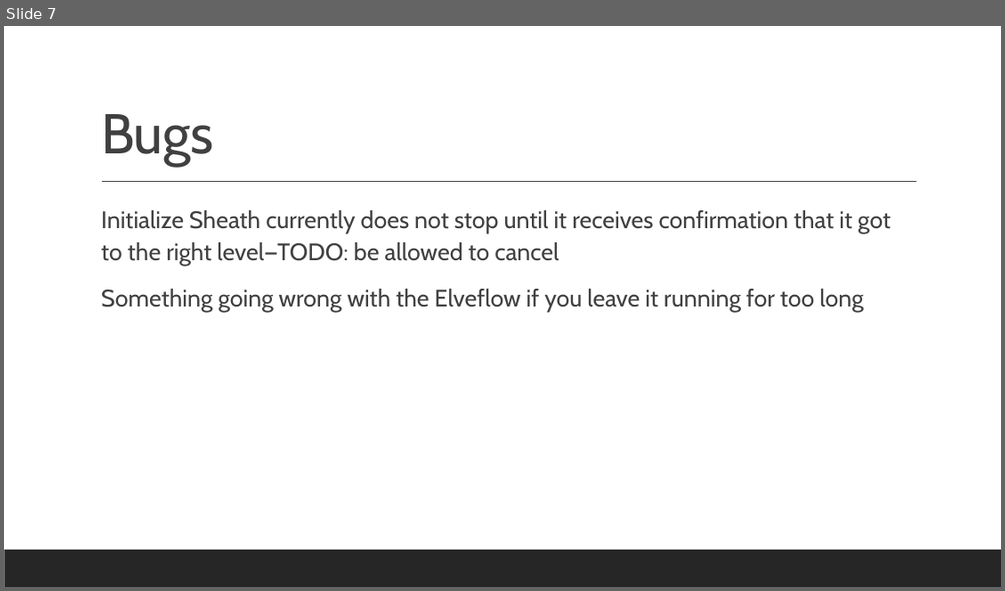
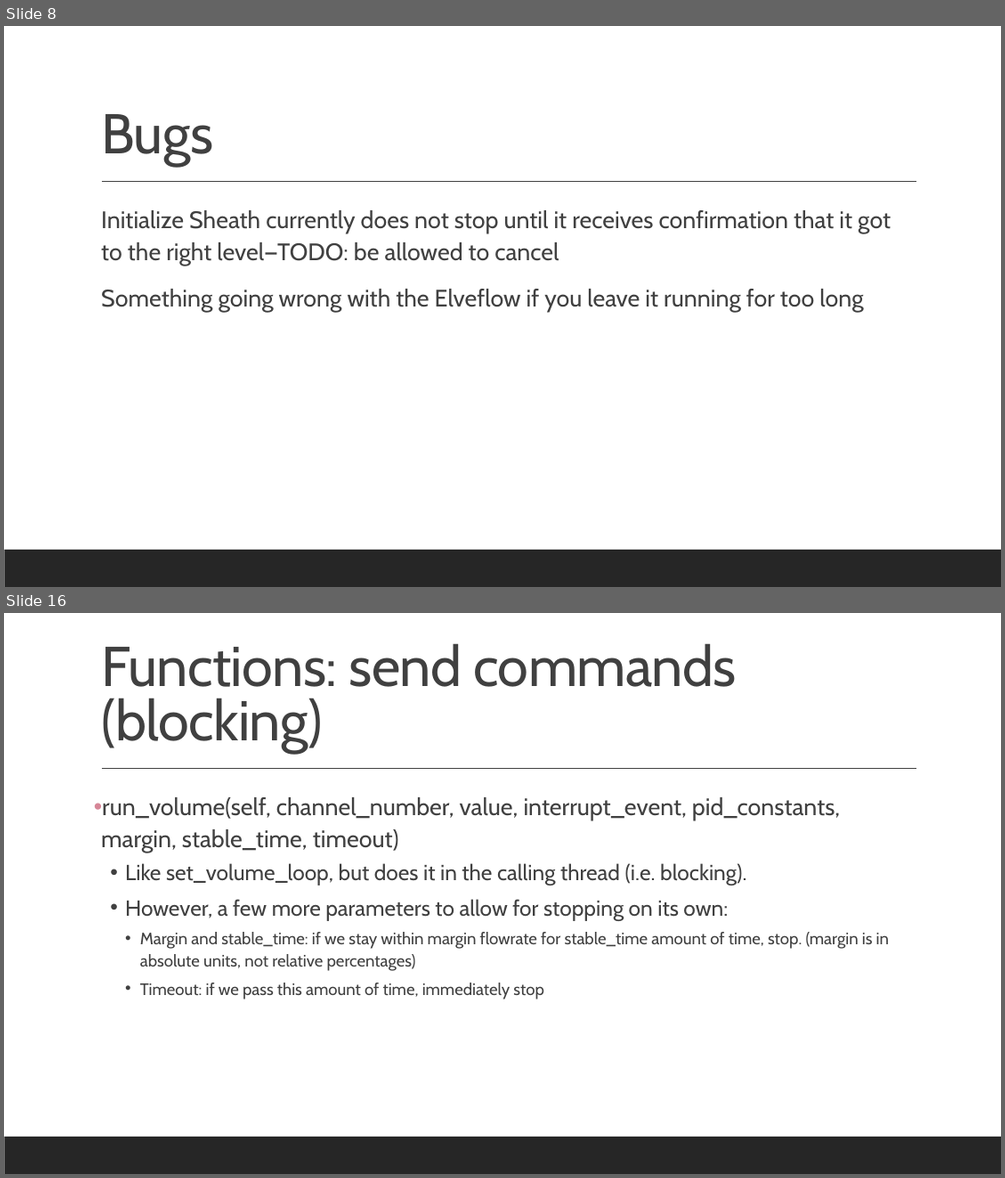
Before and after one commit to mathmauney/SAXSControl, a slide deck: Documentation.pptx. Shown one above the other, each under a label of ours: slide 7 before the commit, slides 8 and 16 after it; the slides between them are not shown. The pictures are 1005x591 and 1005x1178 pixels, drawn with LibreOffice and Linux fonts; fonts in the diff are those of the drawing. Boxes give left, top, right and bottom in pixels: in the first picture for what was removed or moved away, otherwise in the second. Text is boxed around its words. In the diff, an @@ line names an element or a change of style, - is before the commit and + after.

```diff
--- a/Documentation.pptx
+++ b/Documentation.pptx
@@ slide 16 added at (x1=4, y1=613, x2=1001, y2=1174), background #FFFFFF; not listed: 2 template elements that a slide beside it also shows @@
@@ title added at (x1=101, y1=643, x2=736, y2=753), 54 pt, text #404040 @@
+Functions: send commands (blocking)
@@ text added at (x1=101, y1=797, x2=889, y2=999), 16 pt, text #404040 @@
+• run_volume(self, channel_number, value, interrupt_event, pid_constants, margin, stable_time, timeout)
+  • Like set_volume_loop, but does it in the calling thread (i.e. blocking).
+  • However, a few more parameters to allow for stopping on its own:
+    • Margin and stable_time: if we stay within margin flowrate for stable_time amount of time, stop. (margin is in absolute units, not relative percentages)
+    • Timeout: if we pass this amount of time, immediately stop
@@ what was slide 7 is now slide 8 @@
```
Also in this commit, not shown: 4 slides changed, 19 other slides added, 3 other files.
